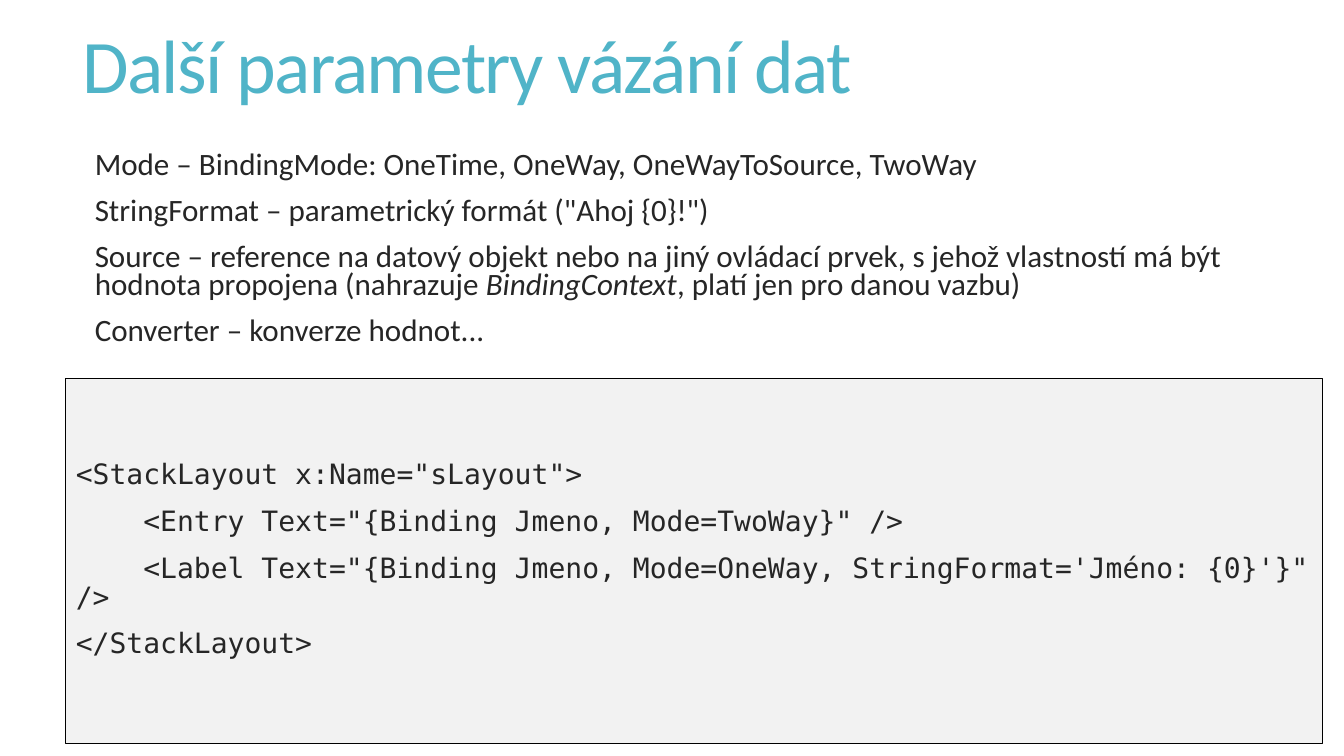
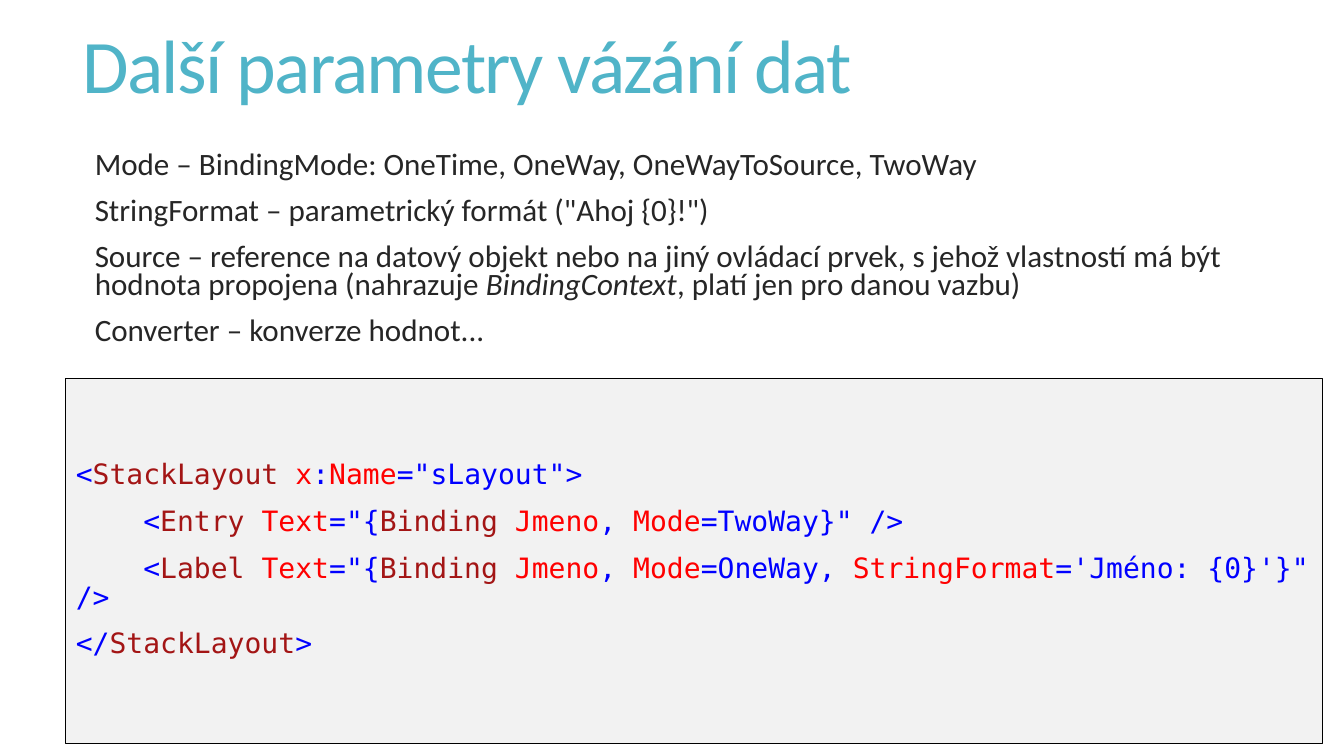
Before and after one commit to PetrVobornik/prednasky, a slide deck: slide 6 of Xamarin.Forms/05-VazaniDat/vazani-dat.ppsx. Drawn at 1344x756 pixels with LibreOffice and Linux fonts; fonts in the diff are those of the drawing. Boxes give left, top, right and bottom in pixels: in the first picture for what was removed or moved away, otherwise in the second. Text is boxed around its words. In the diff, an @@ line names an element or a change of style, - is before the commit and + after.

```diff
--- a/Xamarin.Forms/05-VazaniDat/vazani-dat.ppsx
+++ b/Xamarin.Forms/05-VazaniDat/vazani-dat.ppsx
@@ rectangle "<StackLayout x:Name="sLayout">" at (66,378,1323,744): text colour #262626 to #0000FF in "<StackLayout x:Name="sLayout">", "<Entry Text="{Binding Jmeno, Mode=TwoWay}" />", "<Label Text="{Binding Jmeno, Mode=OneWay, StringFormat='Jmén ...", "</StackLayout>"; text colour #262626 to #A31515 in "<StackLayout", "<Entry Text="{Binding", "<Label Text="{Binding", "</StackLayout>"; text colour #262626 to #FF0000 in "x:Name="sLayout">", "Text="{Binding Jmeno, Mode=TwoWay}"", "Text="{Binding Jmeno, Mode=OneWay, StringFormat='Jméno:" @@
```
Also in this commit, not shown: 8 other slides changed, 6 other files.
